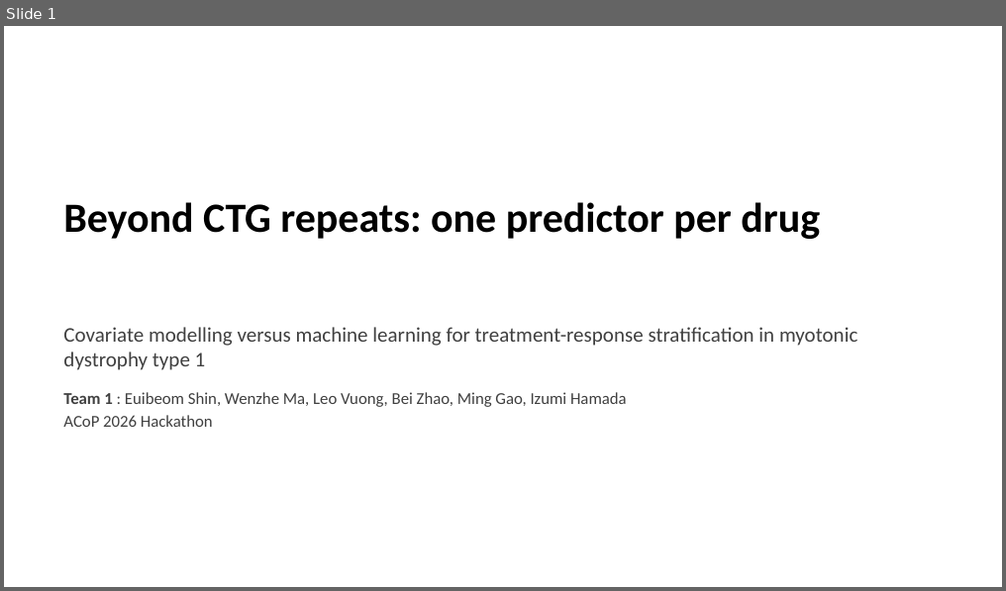
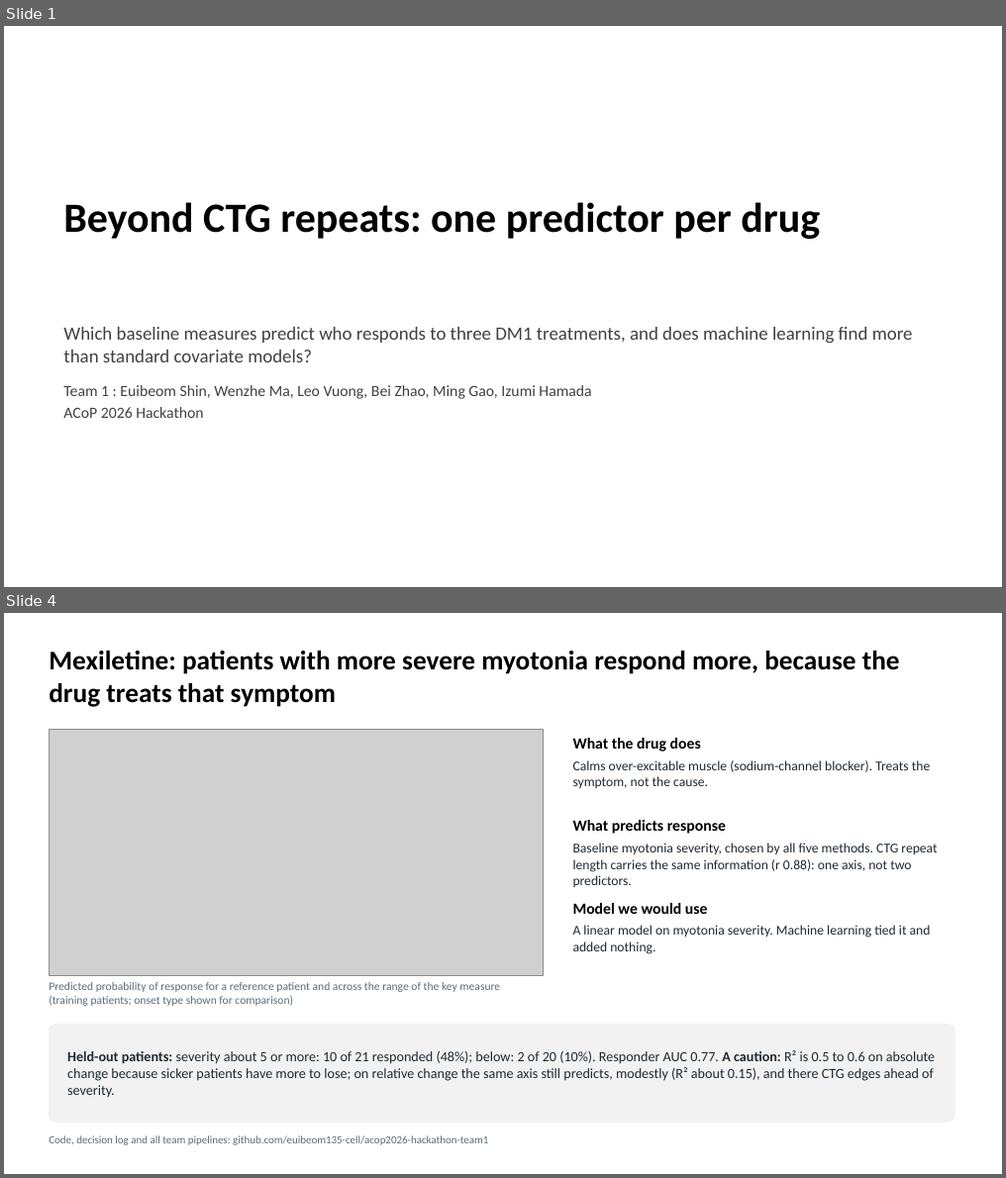
Before and after one commit to euibeom135-cell/acop2026-hackathon-team1, a slide deck: slides/Team1_DM1_slides.pptx. Shown one above the other, each under a label of ours: slide 1 before the commit, slides 1 and 4 after it; the slides between them are not shown. The pictures are 1006x591 and 1006x1178 pixels, drawn with LibreOffice and Linux fonts; fonts in the diff are those of the drawing; grey boxes stand for pictures. Boxes give left, top, right and bottom in pixels: in the first picture for what was removed or moved away, otherwise in the second. Text is boxed around its words. In the diff, an @@ line names an element or a change of style, - is before the commit and + after.

```diff
--- a/slides/Team1_DM1_slides.pptx
+++ b/slides/Team1_DM1_slides.pptx
@@ slide 4 added at (4,613,1002,1174), background #FFFFFF @@
@@ title added at (49,651,900,707), 26 pt, text #000000, bold @@
+Mexiletine: patients with more severe myotonia respond more, because the drug treats that symptom
@@ picture added at (49,729,543,976) @@
@@ text added at (573,738,701,752), 15 pt, text #000000, bold @@
+What the drug does
@@ text added at (573,761,930,789), 13 pt, text #1F2933 @@
+Calms over-excitable muscle (sodium-channel blocker). Treats the symptom, not the cause.
@@ text added at (573,820,726,834), 15 pt, text #000000, bold @@
+What predicts response
@@ text added at (573,843,937,887), 13 pt, text #1F2933 @@
+Baseline myotonia severity, chosen by all five methods. CTG repeat length carries the same information (r 0.88): one axis, not two predictors.
@@ text added at (573,903,708,914), 15 pt, text #000000, bold @@
+Model we would use
@@ text added at (573,925,931,955), 13 pt, text #1F2933 @@
+A linear model on myotonia severity. Machine learning tied it and added nothing.
@@ text added at (49,982,500,1006), 11 pt, text #5B6B7A @@
+Predicted probability of response for a reference patient and across the range of the key measure (training patients; onset type shown for comparison)
@@ rounded rectangle added at (49,1025,954,1122), fill #F2F2F2, outline #F2F2F2 1 pt @@
@@ text added at (67,1051,935,1098), 13.5 pt, text #1F2933 @@
+Held-out patients: severity about 5 or more: 10 of 21 responded (48%); below: 2 of 20 (10%). Responder AUC 0.77. A caution: R² is 0.5 to 0.6 on absolute change because sicker patients have more to lose; on relative change the same axis still predicts, modestly (R² about 0.15), and there CTG edges ahead of severity.
@@ text added at (49,1136,488,1146), 10.5 pt, text #5B6B7A @@
+Code, decision log and all team pipelines: github.com/euibeom135-cell/acop2026-hackathon-team1
@@ slide 1 changed as well @@
@@ text at (63,327,913,363): text changed; size 20 to 18 pt @@
-Covariate modelling versus machine learning for treatment-response stratification in myotonic dystrophy type 1
+Which baseline measures predict who responds to three DM1 treatments, and does machine learning find more than standard covariate models?
@@ text at (63,385,591,418): size 16 to 15 pt in "Team 1 : Euibeom Shin, Wenzhe Ma, ...", "ACoP 2026 Hackathon"; bold off in "Team 1" @@
```
Also in this commit, not shown: 5 other slides changed, 6 other slides added, 4 slides removed, 3 other files.
